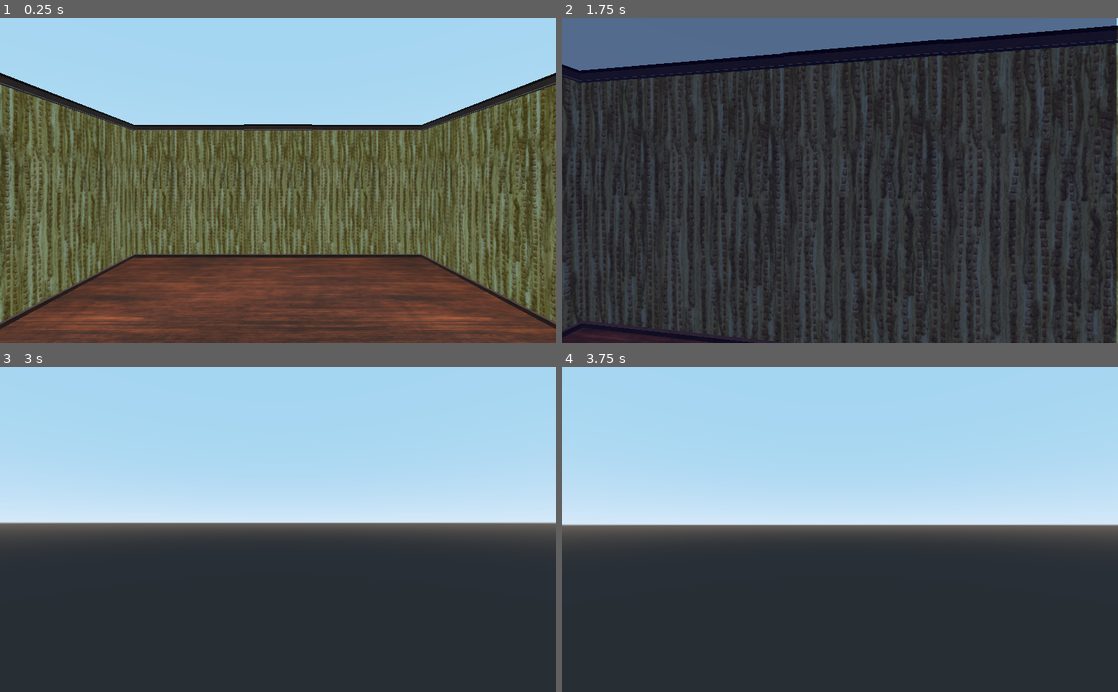
Above: before the commit, frames 1-4 (two rows, left to right).
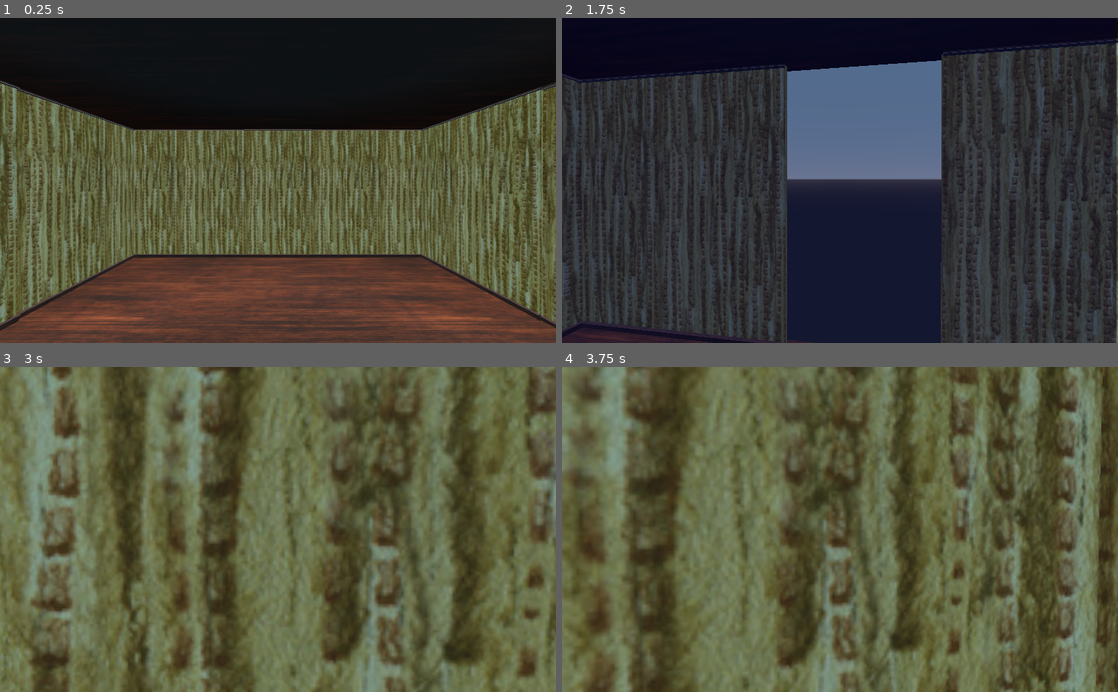
Above: after the commit, the same moments.

Repository: dvbeelen/LEECH
Game: Godot game, scene res://TestScene.tscn
Same seed, same stepped clock (60 frames per second), same inputs: the game is played once before the commit and once after it.
Inputs (mouse positions are in pixels of both pictures, inside the frame that each line leads up to):
- Up to frame 1 (0.25 s): no input
- Up to frame 2 (1.75 s): tap Enter at 0.5 s; move the mouse to (867, 180) at 0.52 s; hold W (move_forward) from 0.53 s (still down); tap 1 (frame_1) at 0.6 s; tap 2 (frame_2) at 0.8, 1.35 s; move the mouse to (812, 180) at 1.27 s; tap 3 (frame_3) at 1.55 s
- Up to frame 3 (3 s): keep holding W (move_forward); move the mouse to (289, 523) at 2.02 s; tap 3 (frame_3) at 2.1 s; tap 1 (frame_1) at 2.3, 2.85 s; move the mouse to (272, 536) at 2.77 s
- Up to frame 4 (3.75 s): keep holding W (move_forward); tap 2 (frame_2) at 3.05, 3.6 s; move the mouse to (878, 532) at 3.52 s

The runs differ from the first frame. In frame 1, 32% of the frame differs, in the area x 0-100%, y 0-97%; in frame 2, 29%; in frame 3, 98%, in the area x 0-100%, y 0-100%; in frame 4, 98%.

Commit message:
Made dissapearing walls react to each type of frame

Diff:
--- a/Assets/Dissapearing_Wall.gd
+++ b/Assets/Dissapearing_Wall.gd
@@ -2,10 +2,10 @@
 
 onready var col = $CollisionShape
 
-export var frame = 1
+export var frame = ""
 
 func _process(delta):
-	if Global.red_frame == true:
+	if frame == Global.current_frame:
 		self.visible = false
 		col.disabled = true
 	else:
--- a/Global.gd
+++ b/Global.gd
@@ -1,4 +1,6 @@
 extends Node
+
+var current_frame = ""
 
 var red_frame: bool = false
 var green_frame: bool = false
--- a/Player/Player.gd
+++ b/Player/Player.gd
@@ -93,6 +93,7 @@
 			if !Global.red_frame:
 				reset_frame(1)
 			else:
+				Global.current_frame = "red"
 				color_frame(Color(1,0,0))
 		2:
 			Global.green_frame = not Global.green_frame
@@ -101,6 +102,7 @@
 			if !Global.green_frame:
 				reset_frame(2)
 			else:
+				Global.current_frame = "green"
 				color_frame(Color(0,1,0))
 		3:
 			Global.blue_frame = not Global.blue_frame
@@ -109,11 +111,13 @@
 			if !Global.blue_frame:
 				reset_frame(3)
 			else:
+				Global.current_frame = "blue"
 				color_frame(Color(0,0,1))
 
 func reset_frame(frame_to_reset):
 	frame.modulate = Color(1,1,1)
 	frame.modulate.a = 0
+	Global.current_frame = ""
 	match frame_to_reset:
 		1:
 			Global.red_frame = false
--- a/TestScene.tscn
+++ b/TestScene.tscn
@@ -23,7 +23,7 @@
 transform = Transform( 1, 0, 0, 0, 1, 0, 0, 0, 1, 0, -0.01, 0 )
 
 [node name="Floor" parent="Assets/Room" instance=ExtResource( 3 )]
-transform = Transform( 1, 0, 0, 0, 1, 0, 0, 0, 1, -0.00429678, 0.0316992, 0.0193009 )
+transform = Transform( 1, 0, 0, 0, 1, 0, 0, 0, 1, -0.00429678, 5.89237, 0.0193009 )
 
 [node name="Floor2" parent="Assets/Room" instance=ExtResource( 3 )]
 transform = Transform( 1, 0, 0, 0, 1, 0, 0, 0, 1, -0.00429678, 0.0316992, 0.0193009 )
@@ -31,9 +31,6 @@
 [node name="Walls" type="Spatial" parent="Assets/Room"]
 
 [node name="Wall1" type="Spatial" parent="Assets/Room/Walls"]
-
-[node name="Wall" parent="Assets/Room/Walls/Wall1" instance=ExtResource( 4 )]
-transform = Transform( 1, 0, 0, 0, 1, 0, 0, 0, 1, -6.5, 0, 0 )
 
 [node name="Wall2" parent="Assets/Room/Walls/Wall1" instance=ExtResource( 4 )]
 transform = Transform( 1, 0, 0, 0, 1, 0, 0, 0, 1, -6.5, 0, 3 )
@@ -49,9 +46,6 @@
 
 [node name="Wall3" type="Spatial" parent="Assets/Room/Walls"]
 transform = Transform( -1, 0, -3.25841e-07, 0, 1, 0, 3.25841e-07, 0, -1, 0, 0, 0 )
-
-[node name="Wall" parent="Assets/Room/Walls/Wall3" instance=ExtResource( 4 )]
-transform = Transform( 1, 0, 0, 0, 1, 0, 0, 0, 1, -6.5, 0, 0 )
 
 [node name="Wall2" parent="Assets/Room/Walls/Wall3" instance=ExtResource( 4 )]
 transform = Transform( 1, 0, 0, 0, 1, 0, 0, 0, 1, -6.5, 0, 3 )
@@ -102,3 +96,12 @@
 
 [node name="Dissapearing_Wall" parent="Assets/Obstacles" instance=ExtResource( 2 )]
 transform = Transform( -1.62921e-07, 0, 1, 0, 1, 0, -1, 0, -1.62921e-07, 0, 0, 6.22951 )
+frame = "blue"
+
+[node name="Dissapearing_Wall2" parent="Assets/Obstacles" instance=ExtResource( 2 )]
+transform = Transform( 1, 0, 0, 0, 1, 0, 0, 0, 1, -6.54246, -0.0343647, 0 )
+frame = "green"
+
+[node name="Dissapearing_Wall3" parent="Assets/Obstacles" instance=ExtResource( 2 )]
+transform = Transform( -1, 0, -3.25841e-07, 0, 1, 0, 3.25841e-07, 0, -1, 6.42773, 0, 0 )
+frame = "red"
